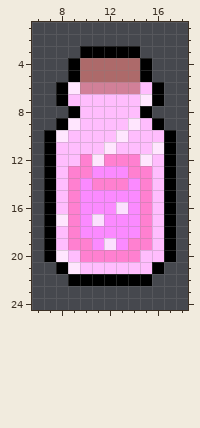
Two versions of one pixel-art sprite, assets/sprites/pinkpotion.png. That is the earlier state.
The file is 25x25 pixels. Shown: x 6..18, y 1..24.
The result:
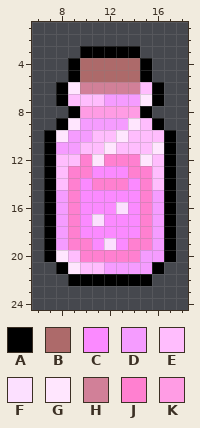
Palette (. is transparent): A #000000  B #ad6a6a  C #fb8aff  D #f59cff  E #ffbdfd  F #fce0ff  G #ffe6fe  H #d18098  J #ff80d0  K #ff9ce4
From old to new:
Colour E gives way to colour D in row 7 at x 12 to 14; in row 9 at x 10 to 13; in row 10 at x 9 to 10; in row 11 at x 8 to 9; in rows 15 to 16 at x 8 and 16; in row 17 at x 16.
Colour E gives way to colour D in rows 18 to 19 at x 8 and 16; in row 20 at x 15 to 16; in row 21 at x 12 to 15.
Colour G gives way to colour D in row 17 at x 8.
Colour E gives way to colour K in row 8 at x 10 to 14.
Where, in picture pixels (left, top, right, bottom), the same in both pictures:
changed: (56, 94, 164, 274)
